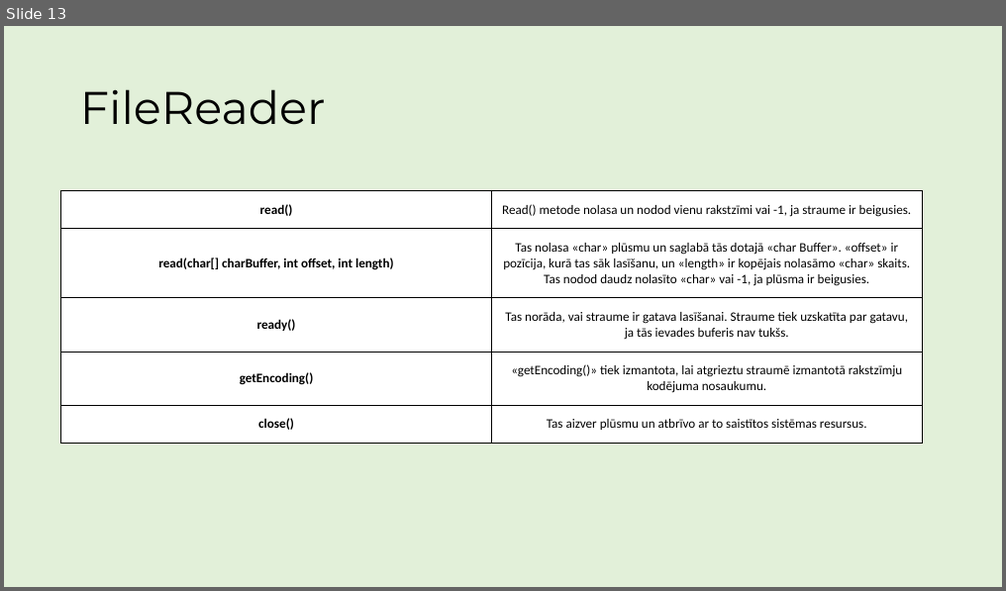
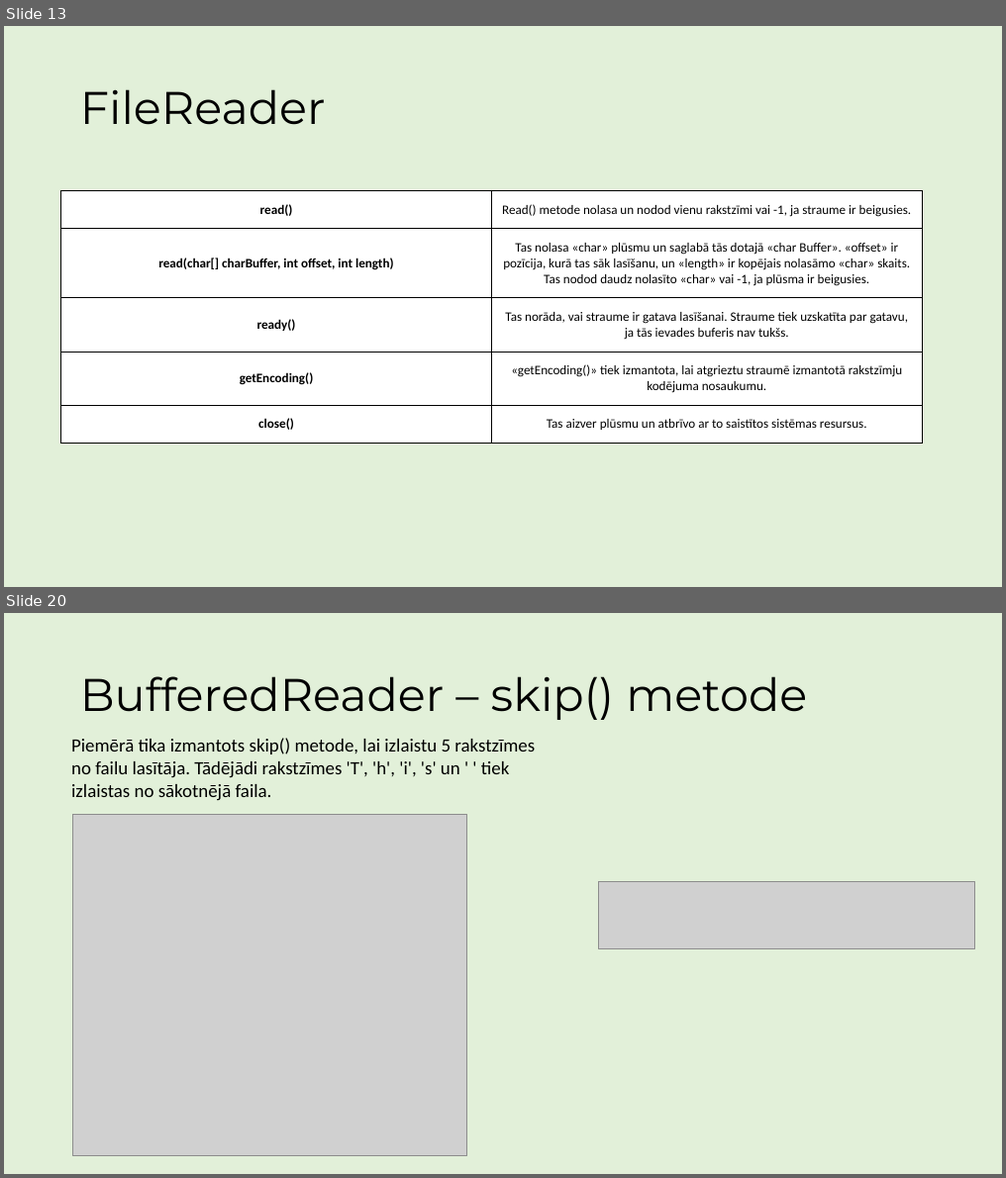
Before and after one commit to ricciss/TekstaDatnes, a slide deck: MacibuMaterials.pptx. Shown one above the other, each under a label of ours: slide 13 before the commit, slides 13 and 20 after it; the slides between them are not shown. The pictures are 1006x591 and 1006x1178 pixels, drawn with LibreOffice and Linux fonts; fonts in the diff are those of the drawing; grey boxes stand for pictures. Boxes give left, top, right and bottom in pixels: in the first picture for what was removed or moved away, otherwise in the second. Text is boxed around its words. In the diff, an @@ line names an element or a change of style, - is before the commit and + after.

Commit message:
Pievienota informācija par bufferedReader

```diff
--- a/MacibuMaterials.pptx
+++ b/MacibuMaterials.pptx
@@ slide 20 added at (4,613,1002,1174), background #E2F0D9 @@
@@ title added at (80,676,807,720), 44 pt, text #000000 @@
+BufferedReader – skip() metode
@@ text added at (71,738,535,801), 18 pt, text #000000 @@
+Piemērā tika izmantots skip() metode, lai izlaistu 5 rakstzīmes no failu lasītāja. Tādējādi rakstzīmes 'T', 'h', 'i', 's' un ' ' tiek izlaistas no sākotnējā faila.
@@ picture added at (73,814,467,1157) @@
@@ picture added at (599,881,976,950) @@
```
Also in this commit, not shown: 1 slide changed, 6 other slides added, 1 slide removed.
